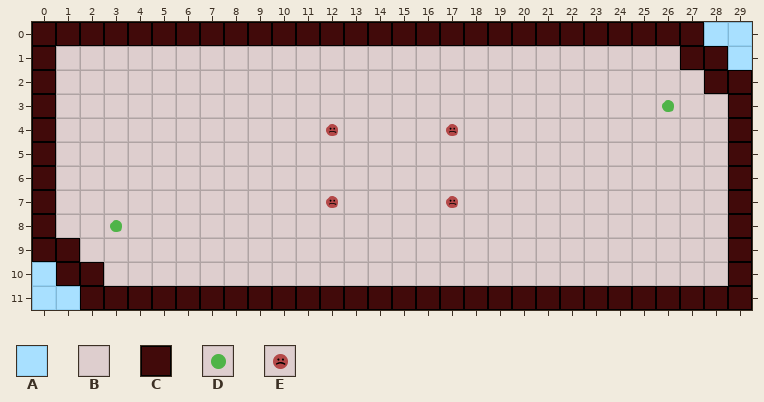
Tiled map -- 2019/level-generation/duel.tmx. The picture above was drawn from the file before the commit.
Cells are 30x30 px. Shown: x 0..29, y 0..11.
Key: from "tileeditor": A 0, B 1, C 3, D 4, E 5.
_ is an empty cell.
Layer "Tile Layer 1" before, first column x 0:
 0 CCCCCCCCCCCCCCCCCCCCCCCCCCCCAA
 1 CBBBBBBBBBBBBBBBBBBBBBBBBBBCCA
 2 CBBBBBBBBBBBBBBBBBBBBBBBBBBBCC
 3 CBBBBBBBBBBBBBBBBBBBBBBBBBDBBC
 4 CBBBBBBBBBBBEBBBBEBBBBBBBBBBBC
 5 CBBBBBBBBBBBBBBBBBBBBBBBBBBBBC
 6 CBBBBBBBBBBBBBBBBBBBBBBBBBBBBC
 7 CBBBBBBBBBBBEBBBBEBBBBBBBBBBBC
 8 CBBDBBBBBBBBBBBBBBBBBBBBBBBBBC
 9 CCBBBBBBBBBBBBBBBBBBBBBBBBBBBC
10 ACCBBBBBBBBBBBBBBBBBBBBBBBBBBC
11 AACCCCCCCCCCCCCCCCCCCCCCCCCCCC
Once edited:
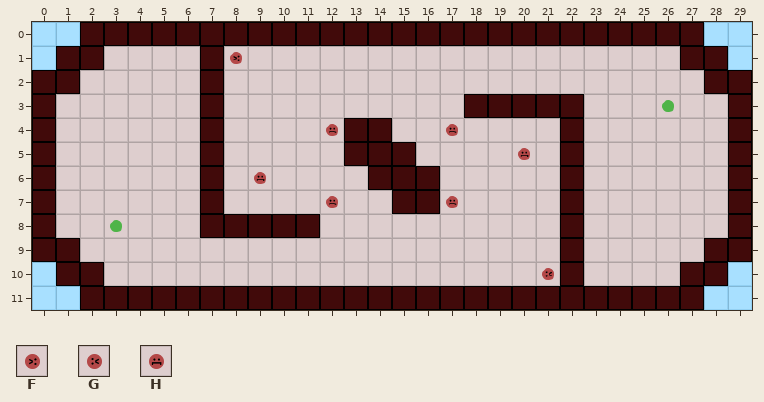
Further tiles: from "tileeditor": F 7, G 9, H 10.
From old to new:
Layer "Tile Layer 1":
The edit turns tile C into tile A in row 0 at x 0 to 1; in row 1 at x 0; in row 10 at x 29; in row 11 at x 28 to 29.
The edit turns tile B into tile C in row 1 at x 1 to 2 and 7; in row 2 at x 1 and 7; in row 3 at x 7 and 18 to 22; in row 4 at x 7, 13 to 14 and 22; in row 5 at x 7, 13 to 15 and 22; in row 6 at x 7, 14 to 16 and 22.
The edit turns tile B into tile C in row 7 at x 7, 15 to 16 and 22; in row 8 at x 7 to 11 and 22; in row 9 at x 22 and 28; in row 10 at x 22 and 27 to 28.
The edit turns tile B into tile F in row 1 at x 8.
The edit turns tile B into tile G in row 10 at x 21.
The edit turns tile B into tile H in row 5 at x 20; in row 6 at x 9.
